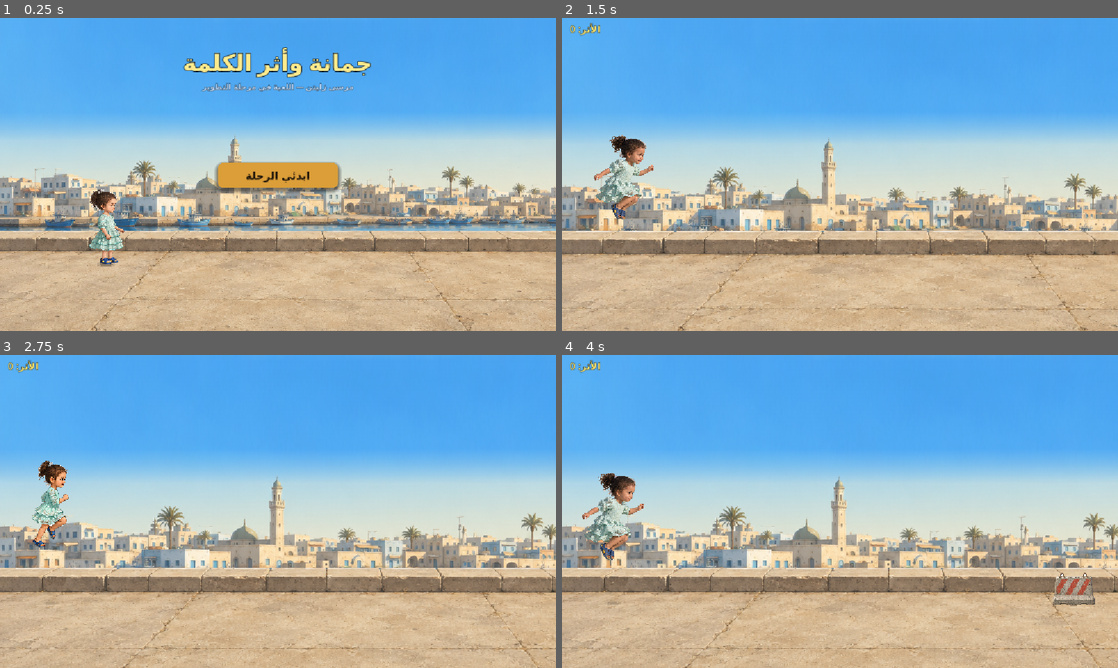
Above: before the commit, frames 1-4 (two rows, left to right).
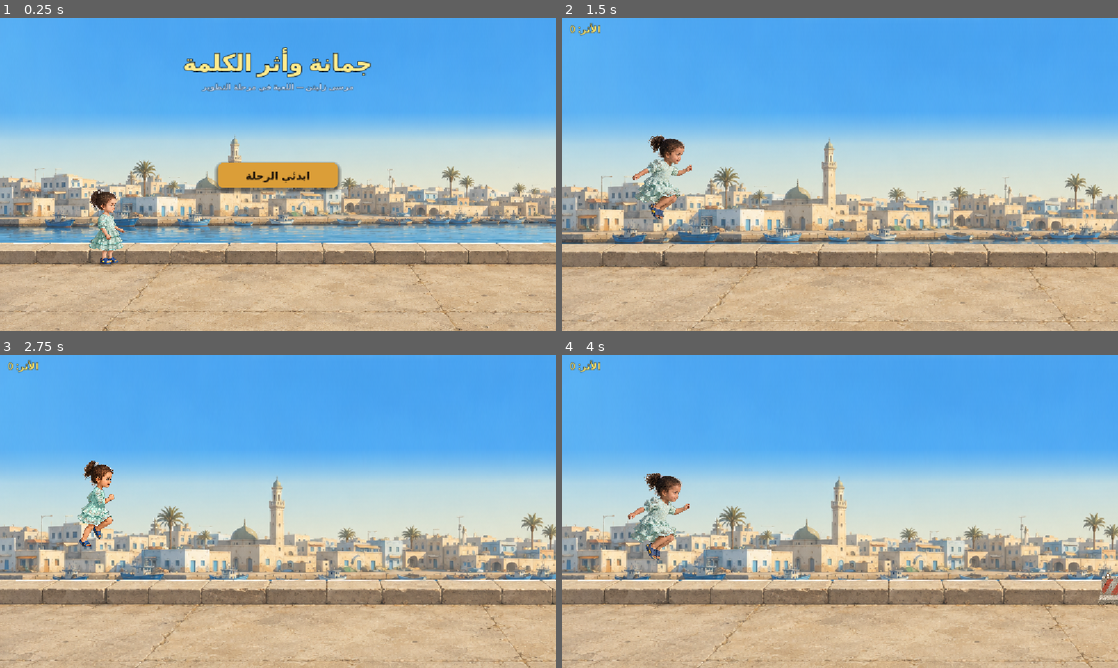
Above: after the commit, the same moments.

Repository: HamzaJwan/Ali-s-Runner
Game: Godot game, scene res://scenes/level2/Level2_Marsa_Playable.tscn
Same seed, same stepped clock (60 frames per second), same inputs: the game is played once before the commit and once after it. This scene is started directly instead of the project's main scene.
Inputs (mouse positions are in pixels of both pictures, inside the frame that each line leads up to):
- Up to frame 1 (0.25 s): no input
- Up to frame 2 (1.5 s): click "ابدئي الرحلة" at 0.5 s; tap Enter (ui_accept) at 1.25 s; move the mouse to (962, 158) at 1.27 s; click (962, 158) at 1.42 s
- Up to frame 3 (2.75 s): tap Enter (ui_accept) at 1.52, 2.27 s; move the mouse to (166, 527) at 2.02 s; click (166, 527) at 2.17 s
- Up to frame 4 (4 s): move the mouse to (895, 442) at 2.77 s; click (895, 442) at 2.92 s; move the mouse to (812, 574) at 3.52 s; click (812, 574) at 3.67 s; tap Enter (ui_accept) at 3.77 s

The runs differ from the first frame. In frame 1, 13% of the frame differs, in the area x 0-100%, y 68-100%; in frame 2, 17%, in the area x 0-100%, y 37-100%; in frame 3, 15%; in frame 4, 15%.

Commit message:
level2: reduce ground dominance, NPC story cards, handoff doc
Camera / framing:
- CAM_SCREEN_X: 255 → 200 (Jomana at ~17% from left = more road visible)
- LOOKAHEAD_X: 150 → 0 (CAM_SCREEN_X now encodes final position directly)
- Pier: 68% → 72% from screen top (aligns with CURB_TOP_Y=470 world coords)
- Ground share: 32% → 28% of screen; harbor scene takes 72% — better balance
- Debug: [L2 framing] player_screen_x=200 road_screen_y=N ground_share=28% zoom=1.18

NPC character cards at checkpoints:
- _build_npc_card() creates styled Panel per character
- Ali=teal-blue, Zainab=warm-orange, Fatima=rose-pink, Father=deep-blue
- Large Arabic name (font 34px), centered, with decorative bottom strip
- npc_label hidden when card is present
- Family portrait PNGs not yet generated; text cards are intentional fallback

Handoff doc:
- docs/level2/LEVEL2_DEPLOY_HANDOFF.md created
- Status: PARTIAL_OWNER_REVIEW_NEEDED
- Documents active/disabled assets, known limitations, Codex deploy instructions

Co-Authored-By: Claude Sonnet 4.6 <noreply@anthropic.com>

Diff:
--- a/scripts/level2/level2_marsa_playable.gd
+++ b/scripts/level2/level2_marsa_playable.gd
@@ -57,14 +57,18 @@
 # Increase GAMEPLAY_ZOOM to bring Jomana closer; safe range: 1.25–1.45.
 # At 1.38 the visible world width is 1152/1.38 ≈ 835 px, obstacles at
 # spawn X=1292 appear ~475 px ahead (world space) — comfortable react time.
-const GAMEPLAY_ZOOM           := 1.18   # balanced: Jomana ≈ 188px on screen
+const GAMEPLAY_ZOOM           := 1.18
 const CAMERA_REVEAL_FROM      := 0.88
 const CAMERA_CHECKPOINT_BOOST := 0.05
-const CAM_SCREEN_X            := 255.0  # left-third, enough road ahead visible
+# CAM_SCREEN_X: where Jomana appears on screen (px from left at gameplay zoom).
+# 200 gives ≈17% from left — plenty of road ahead visible, feels like Level 1.
+const CAM_SCREEN_X            := 200.0
 const CAM_SCREEN_Y            := 498.0
 const CAM_TRANSITION_TIME     := 0.38
-const LOOKAHEAD_X             := 150.0
+# LOOKAHEAD_X = 0: lookahead is baked directly into CAM_SCREEN_X (≤200 = leftward = more road shown).
+const LOOKAHEAD_X             := 0.0
 const FOLLOW_SPEED            := 5.5
+# VERTICAL_OFFSET = -14: camera slightly high, keeps jump arc visible + reduces ground share.
 const VERTICAL_OFFSET         := -14.0
 
 # ── Level 2 collectible lane Y values (world coords) ─────────────────────
@@ -463,6 +467,7 @@
 	npc_label.text = enc.get("placeholder_text", "؟")
 	encounter_npc.position.x = 1300.0
 	encounter_npc.position.y = ROAD_SURFACE_Y - enc.get("visual_height", 80.0)
+	_build_npc_card(char_id, enc)
 	npc_arriving = true
 	_show_enc_step()
 
@@ -627,11 +632,13 @@
 	var cam_y := ROAD_SURFACE_Y - (CAM_SCREEN_Y - VIEW_H / 2.0) / GAMEPLAY_ZOOM \
 		+ VERTICAL_OFFSET
 	var pos := Vector2(cam_x, cam_y)
-	# Debug: show where Jomana appears on screen at this camera position
+	# Debug: verify framing once at startup
 	var player_screen_x := (PLAYER_START_X - cam_x) * GAMEPLAY_ZOOM + VIEW_W / 2.0
-	var road_screen_y   := (ROAD_SURFACE_Y   - cam_y) * GAMEPLAY_ZOOM + VIEW_H / 2.0
-	print("[L2 camera] player_screen_x=%.0f  road_screen_y=%.0f  zoom=%.2f" %
-		[player_screen_x, road_screen_y, GAMEPLAY_ZOOM])
+	var road_screen_y   := (ROAD_SURFACE_Y  - cam_y) * GAMEPLAY_ZOOM + VIEW_H / 2.0
+	var pier_screen_pct := 72.0  # hardcoded to match parallax update
+	var ground_share    := 100.0 - pier_screen_pct
+	print("[L2 framing] player_screen_x=%.0f  road_screen_y=%.0f  ground_share=%.0f%%  zoom=%.2f" %
+		[player_screen_x, road_screen_y, ground_share, GAMEPLAY_ZOOM])
 	return pos
 
 
@@ -688,6 +695,65 @@
 
 	# Start in IDLE — menu should not show Jomana running in place.
 	vis.set_pose(vis.Pose.IDLE)
+
+
+# ── NPC checkpoint card ───────────────────────────────────────────────────
+
+func _build_npc_card(char_id: int, enc: Dictionary) -> void:
+	# Remove previous card children (keep NPCLabel for fallback).
+	for child in encounter_npc.get_children():
+		if child.name != "NPCLabel":
+			child.queue_free()
+	npc_label.visible = false   # replaced by the card below
+
+	# Character colour palette — each family member gets a distinct warm tone.
+	var char_color: Color
+	match char_id:
+		Level2EncounterData.ALI:    char_color = Color(0.20, 0.58, 0.78, 0.95)   # teal-blue
+		Level2EncounterData.ZAINAB: char_color = Color(0.78, 0.42, 0.18, 0.95)   # warm orange
+		Level2EncounterData.FATIMA: char_color = Color(0.72, 0.28, 0.48, 0.95)   # rose-pink
+		Level2EncounterData.FATHER: char_color = Color(0.25, 0.38, 0.55, 0.95)   # deep blue
+		_:                          char_color = Color(0.35, 0.35, 0.40, 0.95)
+
+	# Card background
+	var card := Panel.new()
+	card.name = "NPCCard"
+	card.size = Vector2(130, 160)
+	card.position = Vector2(-65, -170)
+	var sty := StyleBoxFlat.new()
+	sty.bg_color = char_color
+	sty.corner_radius_top_left = 14
+	sty.corner_radius_top_right = 14
+	sty.corner_radius_bottom_right = 14
+	sty.corner_radius_bottom_left = 14
+	sty.shadow_color = Color(0, 0, 0, 0.4)
+	sty.shadow_size = 8
+	sty.shadow_offset = Vector2(0, 4)
+	card.add_theme_stylebox_override("panel", sty)
+	encounter_npc.add_child(card)
+
+	# Character Arabic name — large and centred
+	var speaker: String = enc.get("speaker_name", "")
+	var name_lbl := Label.new()
+	name_lbl.text = speaker if not speaker.is_empty() else enc.get("placeholder_text", "؟")
+	name_lbl.set("text_direction", TextServer.DIRECTION_RTL)
+	name_lbl.set("language", "ar")
+	name_lbl.horizontal_alignment = HORIZONTAL_ALIGNMENT_CENTER
+	name_lbl.vertical_alignment   = VERTICAL_ALIGNMENT_CENTER
+	name_lbl.add_theme_font_size_override("font_size", 34)
+	name_lbl.add_theme_color_override("font_color", Color(1, 1, 1, 1))
+	name_lbl.add_theme_constant_override("outline_size", 3)
+	name_lbl.add_theme_color_override("font_outline_color", Color(0, 0, 0, 0.55))
+	name_lbl.size = Vector2(130, 100)
+	name_lbl.position = Vector2(0, 30)
+	card.add_child(name_lbl)
+
+	# Decorative bottom strip with character accent color
+	var strip := ColorRect.new()
+	strip.color = Color(1, 1, 1, 0.15)
+	strip.size = Vector2(130, 18)
+	strip.position = Vector2(0, 140)
+	card.add_child(strip)
 
 
 # ── Player event handlers ─────────────────────────────────────────────────
@@ -743,7 +809,7 @@
 	# ── Pier: camera-fixed to gameplay lane ───────────────────────────────────
 	# 68% from top aligns the stone curb with CURB_TOP_Y world position.
 	foreground_layer.position.x = left
-	foreground_layer.position.y = top + VIEW_H * 0.68 / zoom
+	foreground_layer.position.y = top + VIEW_H * 0.72 / zoom  # 72% = CURB_TOP_Y≈470
 
 
 # ── Level 2 obstacle visual skins ─────────────────────────────────────────
Not shown, added: docs/level2/LEVEL2_DEPLOY_HANDOFF.md
